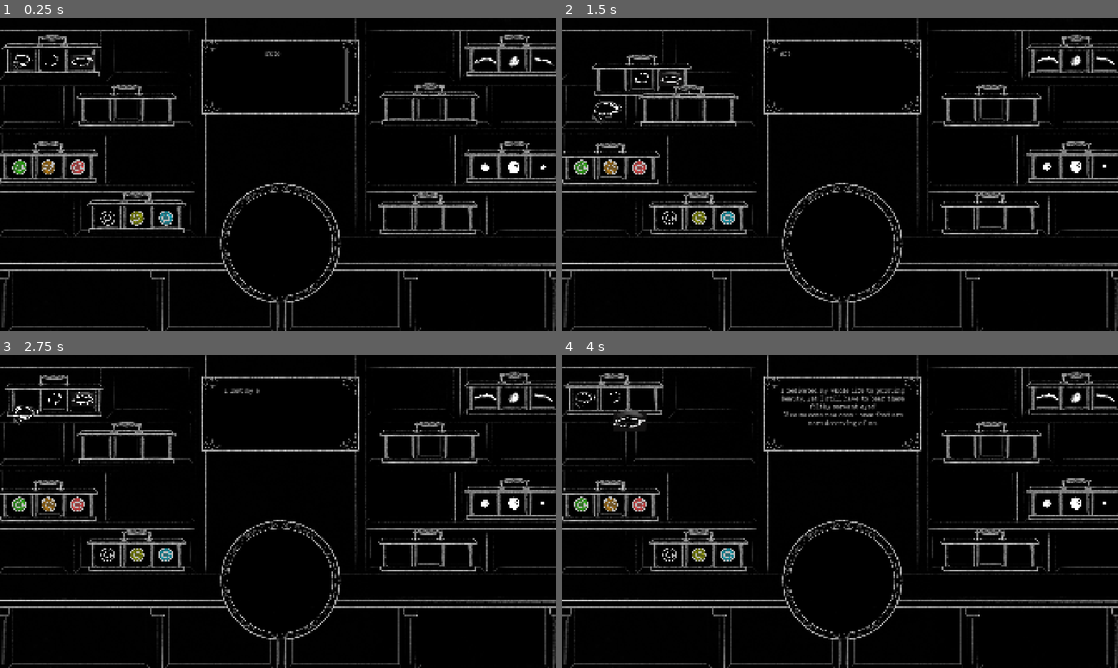
Above: before the commit, frames 1-4 (two rows, left to right).
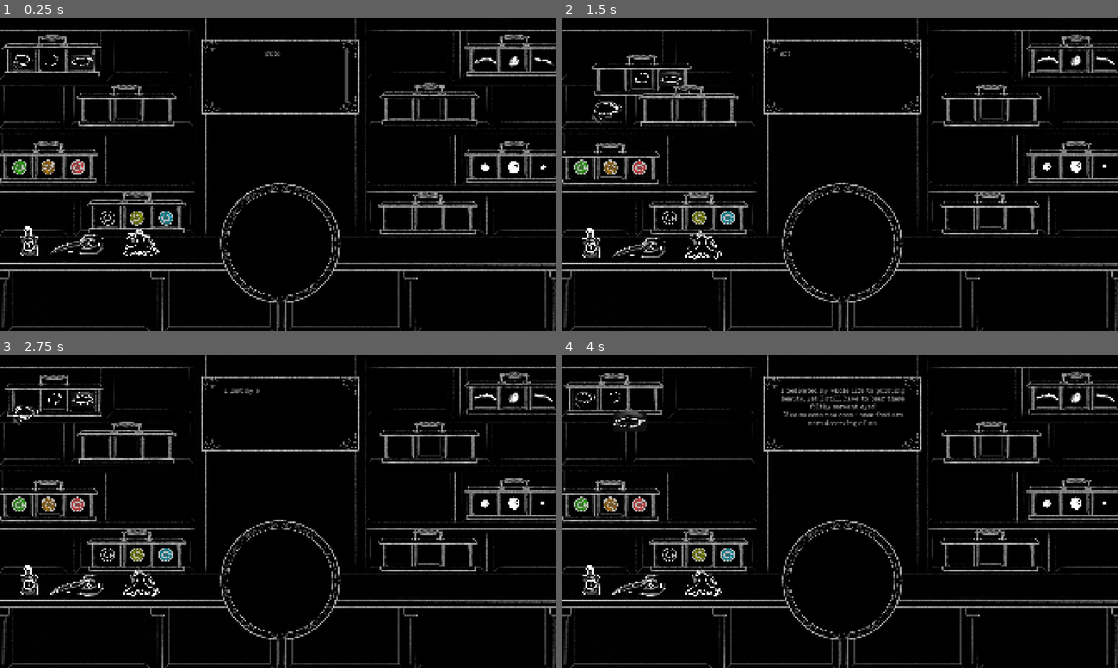
Above: after the commit, the same moments.

Repository: MarkusSecundus/Gamestudies-Experiment
Game: Godot game, scene res://scenes/MainScene.tscn
Two runs of this game, one before a commit and one after it. Both use one fixed random seed, a clock stepped at 60 frames per second and the inputs below. Sound files missing from this copy of the repository are replaced by a short silence.
Inputs (mouse positions are in pixels of both pictures, inside the frame that each line leads up to):
- Up to frame 1 (0.25 s): no input
- Up to frame 2 (1.5 s): drag from (612, 36) to (689, 86) at 0.52 s; drag from (628, 89) to (578, 168) at 1.27 s
- Up to frame 3 (2.75 s): move the mouse to (61, 405) at 2.02 s; click (61, 405) at 2.17 s
- Up to frame 4 (4 s): drag from (645, 398) to (578, 505) at 2.77 s; drag from (689, 423) to (612, 480) at 3.52 s

The runs differ from the first frame. In frame 1, 0.5% of the frame differs, in the area x 3-29%, y 66-76%; in frame 2, 0.5%; in frame 3, 0.5%; in frame 4, 0.5%.

Commit message:
add decoration objects, whose sprites were present, into the game

Diff:
--- a/scenes/MainScene.tscn
+++ b/scenes/MainScene.tscn
@@ -32,6 +32,10 @@
 [ext_resource type="Texture2D" uid="uid://vkh8e3ac527q" path="res://art/pupils/pupil5.png" id="16_ye0jt"]
 [ext_resource type="Texture2D" uid="uid://dgjs8vfbnjjrg" path="res://art/pupils/pupil6.png" id="17_7wwop"]
 [ext_resource type="Texture2D" uid="uid://bi1aoba2wuenu" path="res://art/irises/iris6.png" id="17_jcw2p"]
+[ext_resource type="Script" uid="uid://nehem5xv6gy5" path="res://scripts/Grabbable.gd" id="21_5ha8j"]
+[ext_resource type="Texture2D" uid="uid://yvkpahw0lfte" path="res://art/shop/decor/decor_glasses.png" id="21_j2mks"]
+[ext_resource type="Texture2D" uid="uid://uw4vjgv02q4o" path="res://art/shop/decor/decor_mask.png" id="22_5ha8j"]
+[ext_resource type="Texture2D" uid="uid://b3te5ivhwyetq" path="res://art/shop/decor/decor_potion.png" id="23_xuwja"]
 [ext_resource type="Script" uid="uid://0e7cubkvwvvf" path="res://scripts/dialog_system/PrettyTextBox.gd" id="28_i7ifx"]
 [ext_resource type="FontFile" uid="uid://bkxx1ukjneiqi" path="res://art/fonts/veteran typewriter.ttf" id="28_qavw1"]
 [ext_resource type="AudioStream" uid="uid://lyyv4d1y88ut" path="res://art/sounds/typing1.wav" id="29_kwqb8"]
@@ -51,6 +55,16 @@
 [sub_resource type="CircleShape2D" id="CircleShape2D_doyhq"]
 radius = 41.0
 
+[sub_resource type="RectangleShape2D" id="RectangleShape2D_5ha8j"]
+size = Vector2(66, 112)
+
+[sub_resource type="RectangleShape2D" id="RectangleShape2D_xuwja"]
+size = Vector2(182, 77)
+
+[sub_resource type="CapsuleShape2D" id="CapsuleShape2D_5ha8j"]
+radius = 43.0
+height = 136.0
+
 [sub_resource type="Theme" id="Theme_i7ifx"]
 default_font = ExtResource("28_qavw1")
 default_font_size = 24
@@ -594,6 +608,78 @@
 
 [node name="Pupils2" parent="EyeHolders" instance=ExtResource("39_f4jp2")]
 position = Vector2(1477, 644)
+
+[node name="Decoration" type="Node2D" parent="."]
+
+[node name="Potion" type="Node2D" parent="Decoration"]
+position = Vector2(101, 815)
+script = ExtResource("21_5ha8j")
+
+[node name="DecorPotion" type="Sprite2D" parent="Decoration/Potion"]
+position = Vector2(-1.0000153, -51)
+scale = Vector2(0.29938006, 0.29938006)
+texture = ExtResource("23_xuwja")
+region_enabled = true
+region_rect = Rect2(2049, 1766, 250, 382)
+
+[node name="SelfAnchor" type="Node2D" parent="Decoration/Potion"]
+position = Vector2(-22, 0)
+
+[node name="Right" type="Node2D" parent="Decoration/Potion/SelfAnchor"]
+position = Vector2(43, 0)
+
+[node name="Holder" type="Area2D" parent="Decoration/Potion"]
+
+[node name="CollisionShape2D" type="CollisionShape2D" parent="Decoration/Potion/Holder"]
+position = Vector2(0, -46)
+shape = SubResource("RectangleShape2D_5ha8j")
+
+[node name="Mask" type="Node2D" parent="Decoration"]
+position = Vector2(287, 805)
+script = ExtResource("21_5ha8j")
+
+[node name="DecorMask" type="Sprite2D" parent="Decoration/Mask"]
+position = Vector2(-19.999634, -27.000061)
+scale = Vector2(0.26437035, 0.26437035)
+texture = ExtResource("22_5ha8j")
+region_enabled = true
+region_rect = Rect2(567, 1203, 739, 342)
+
+[node name="SelfAnchor" type="Node2D" parent="Decoration/Mask"]
+position = Vector2(-88, 0)
+
+[node name="Right" type="Node2D" parent="Decoration/Mask/SelfAnchor"]
+position = Vector2(144, 0)
+
+[node name="Holder" type="Area2D" parent="Decoration/Mask"]
+
+[node name="CollisionShape2D" type="CollisionShape2D" parent="Decoration/Mask/Holder"]
+position = Vector2(-20, -28.5)
+shape = SubResource("RectangleShape2D_xuwja")
+
+[node name="Glasses" type="Node2D" parent="Decoration"]
+position = Vector2(487, 805)
+script = ExtResource("21_5ha8j")
+
+[node name="DecorGlasses" type="Sprite2D" parent="Decoration/Glasses"]
+position = Vector2(1, -35.00006)
+scale = Vector2(0.31658533, 0.31658533)
+texture = ExtResource("21_j2mks")
+region_enabled = true
+region_rect = Rect2(817, 807, 438, 367)
+
+[node name="SelfAnchor" type="Node2D" parent="Decoration/Glasses"]
+position = Vector2(-48, 6)
+
+[node name="Right" type="Node2D" parent="Decoration/Glasses/SelfAnchor"]
+position = Vector2(100, 0)
+
+[node name="Holder" type="Area2D" parent="Decoration/Glasses"]
+
+[node name="CollisionShape2D" type="CollisionShape2D" parent="Decoration/Glasses/Holder"]
+position = Vector2(0, -33)
+rotation = 1.5707964
+shape = SubResource("CapsuleShape2D_5ha8j")
 
 [node name="EyeShapes" type="Control" parent="."]
 visible = false
Not shown, added: art/shop/decor/decor_glasses.png.import
Not shown, added: art/shop/decor/decor_mask.png.import
Not shown, added: art/shop/decor/decor_potion.png.import
Not shown: 1 places in scenes/MainScene.tscn that only renumber resources
